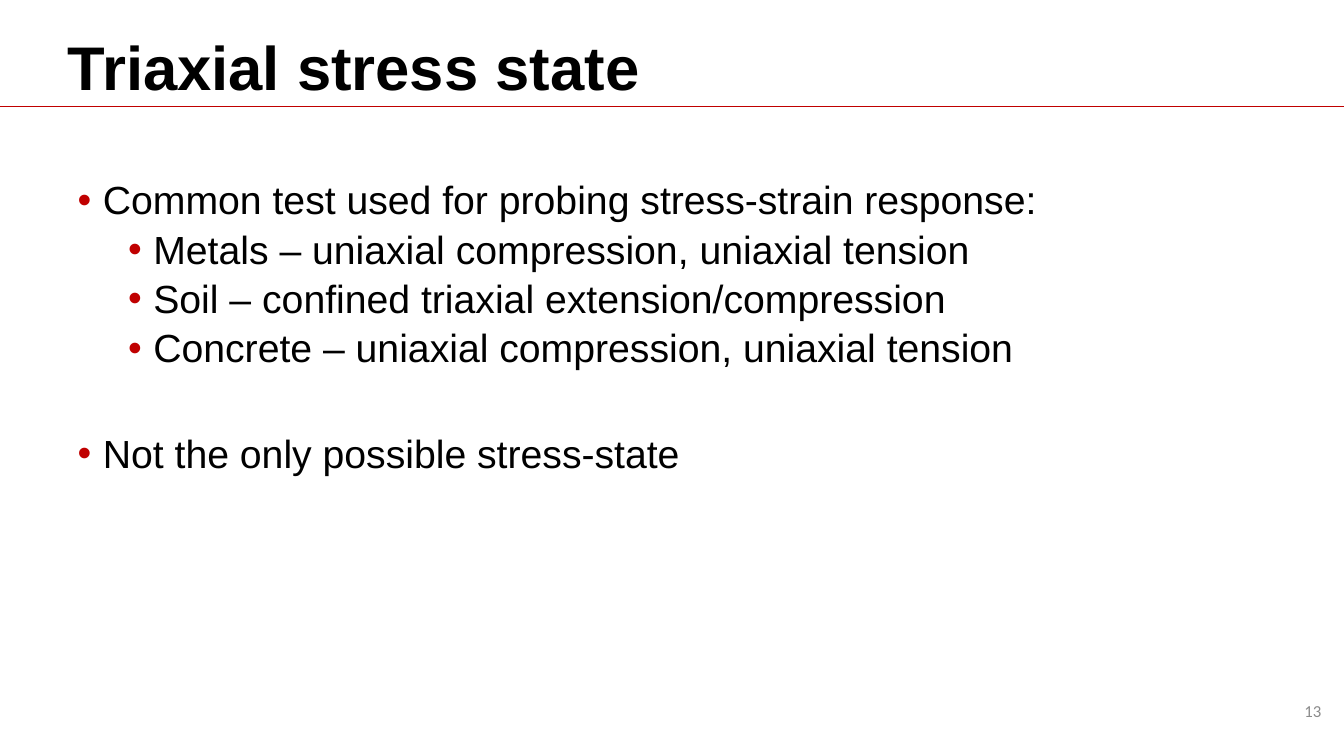
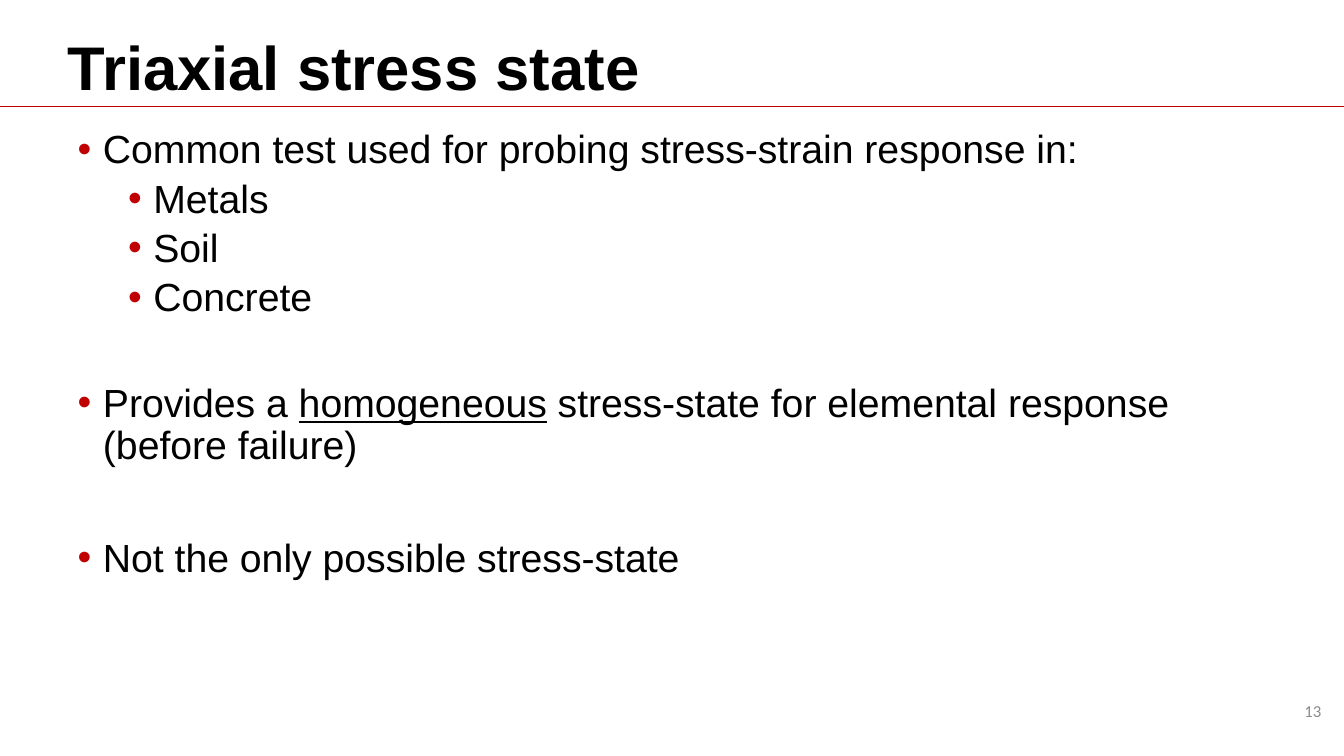
Before and after one commit to Batmanabcdefg/AbaqusTraining, a slide deck: slide 13 of Training.pptx. Drawn at 1344x756 pixels with LibreOffice and Linux fonts; fonts in the diff are those of the drawing; background and template pictures are left out. Boxes give left, top, right and bottom in pixels: in the first picture for what was removed or moved away, otherwise in the second. Text is boxed around its words. In the diff, an @@ line names an element or a change of style, - is before the commit and + after.

```diff
--- a/Training.pptx
+++ b/Training.pptx
@@ text "Common test used for probing ...": place and size @@
-text "Common test used for probing ..." at (103,185,1036,476)
+text "Common test used for probing ..." at (103,134,1169,580)
@@ text at (103,134,1169,467): text changed @@
-• Common test used for probing stress-strain response:
-  • Metals – uniaxial compression, uniaxial tension
-  • Soil – confined triaxial extension/compression
-  • Concrete – uniaxial compression, uniaxial tension
+• Common test used for probing stress-strain response in:
+  • Metals
+  • Soil
+  • Concrete
+• Provides a homogeneous stress-state for elemental response (before failure)
```
Also in this commit, not shown: 2 other slides changed, 1 slide added.
